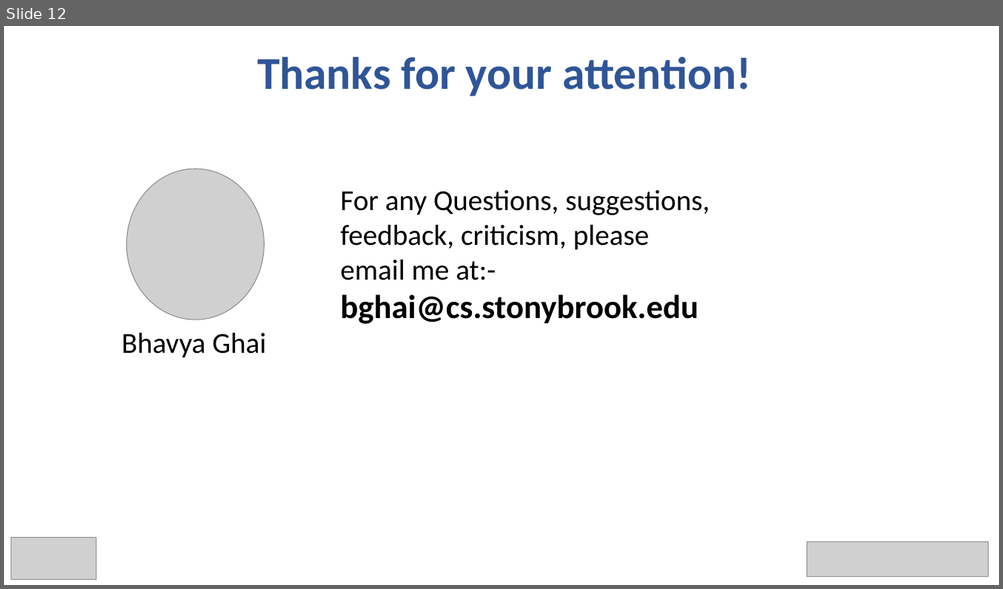
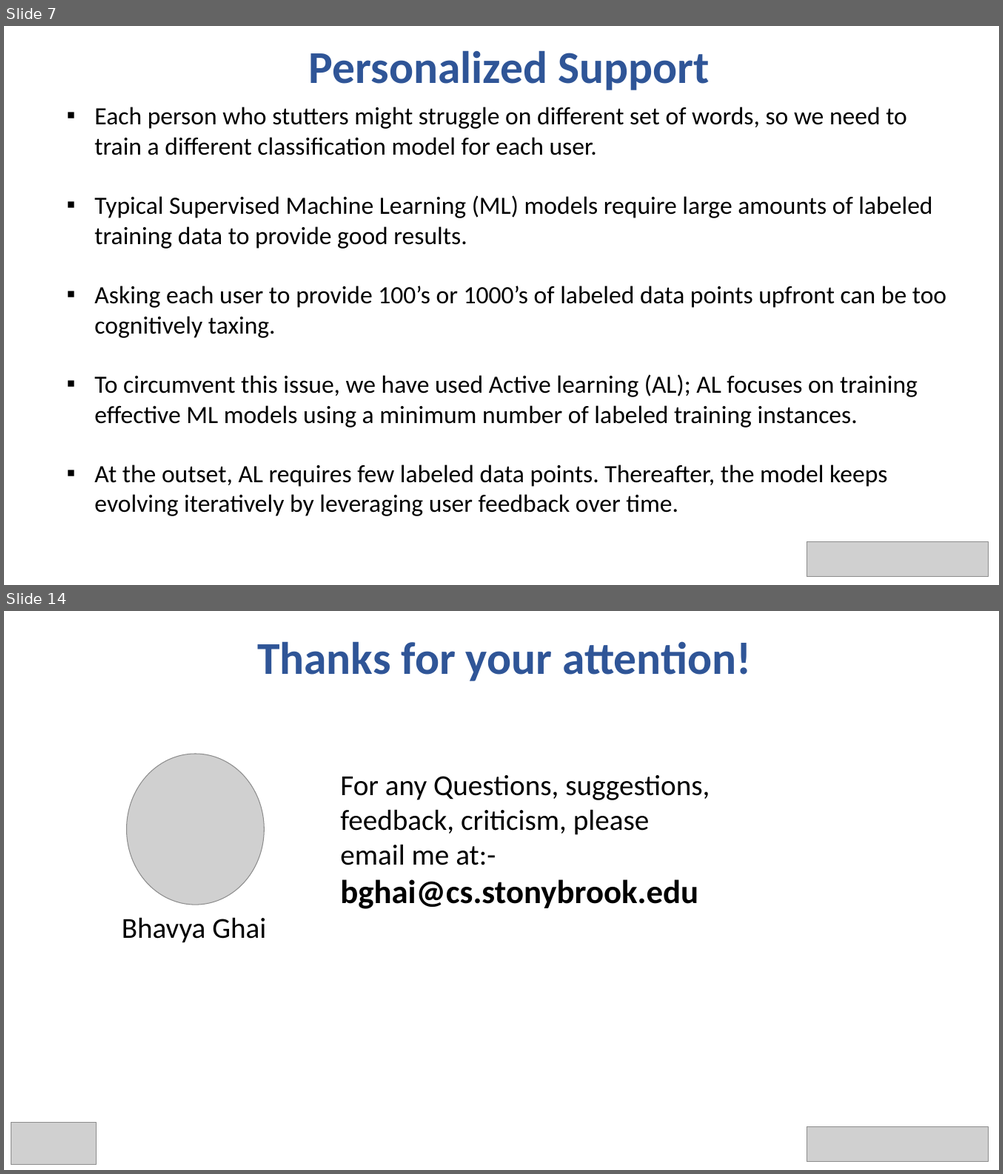
Before and after one commit to bhavyaghai/Fluent, a slide deck: presentation/presentation.pptx. Shown one above the other, each under a label of ours: slide 12 before the commit, slides 7 and 14 after it; the slides between them are not shown. The pictures are 1003x589 and 1003x1174 pixels, drawn with LibreOffice and Linux fonts; fonts in the diff are those of the drawing; grey boxes stand for pictures. Boxes give left, top, right and bottom in pixels: in the first picture for what was removed or moved away, otherwise in the second. Text is boxed around its words. In the diff, an @@ line names an element or a change of style, - is before the commit and + after.

```diff
--- a/presentation/presentation.pptx
+++ b/presentation/presentation.pptx
@@ slide 7 added at (x1=4, y1=26, x2=999, y2=585), background #FFFFFF @@
@@ text added at (x1=309, y1=50, x2=708, y2=90), 44 pt, text #2F5597, bold @@
+Personalized Support
@@ text added at (x1=94, y1=107, x2=946, y2=517), 24 pt, text #000000 @@
+▪ Each person who stutters might struggle on different set of words, so we need to train a different classification model for each user.
+▪ Typical Supervised Machine Learning (ML) models require large amounts of labeled training data to provide good results.
+▪ Asking each user to provide 100’s or 1000’s of labeled data points upfront can be too cognitively taxing.
+▪ To circumvent this issue, we have used Active learning (AL); AL focuses on training effective ML models using a minimum number of labeled training instances.
+▪ At the outset, AL requires few labeled data points. Thereafter, the model keeps evolving iteratively by leveraging user feedback over time.
@@ picture added at (x1=807, y1=543, x2=988, y2=577) @@
@@ what was slide 12 is now slide 14 @@
```
Also in this commit, not shown: 8 slides changed, 6 other slides added, 1 slide removed, 1 other file.
